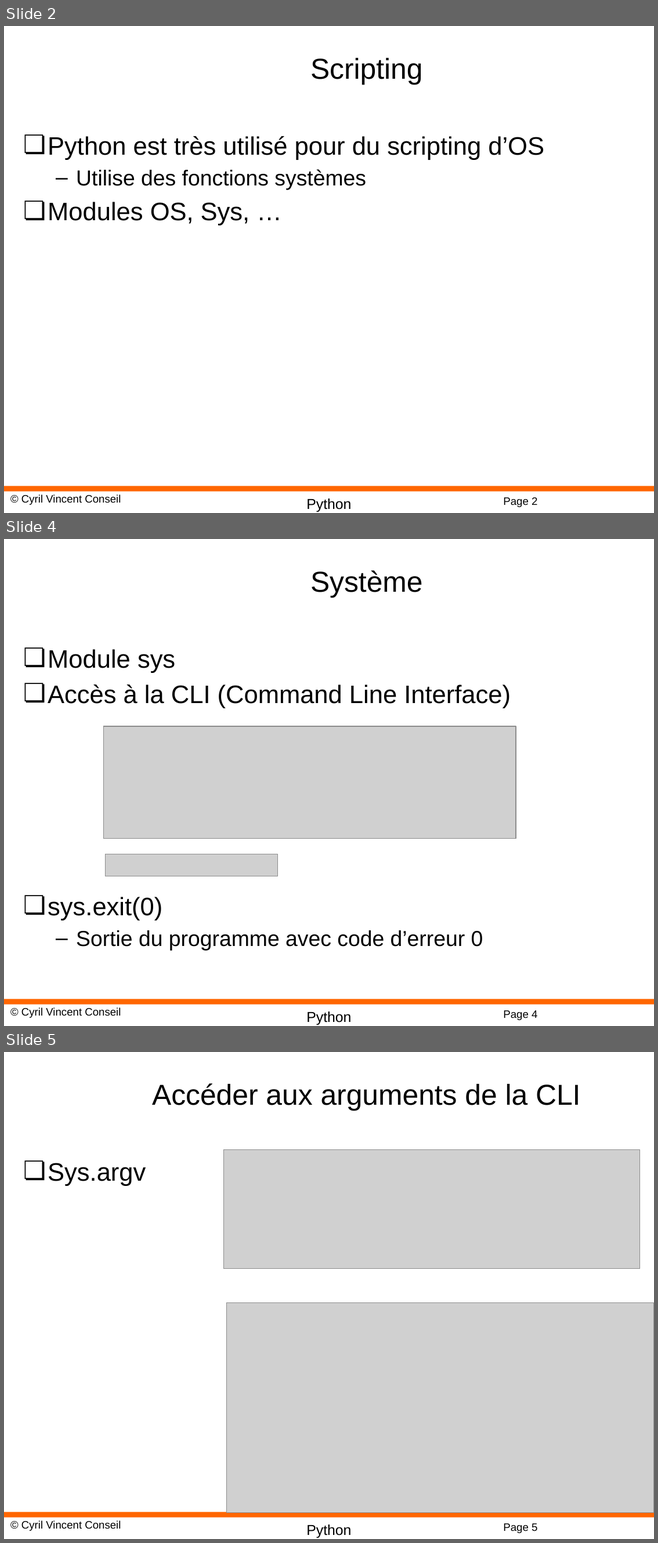
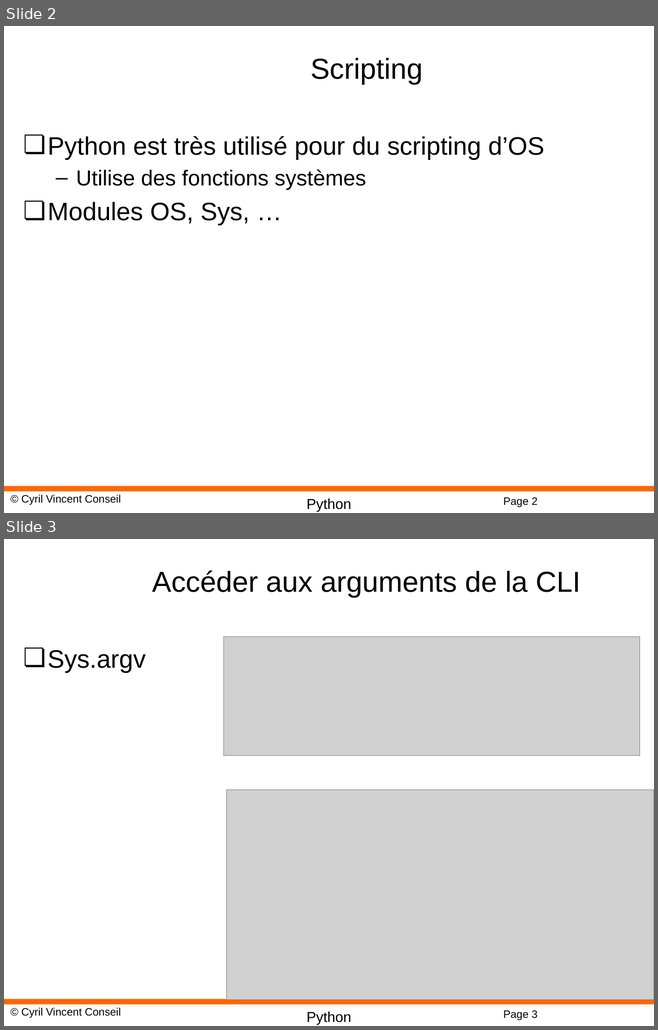
Before and after one commit to cyrilvincent/python-advanced, a slide deck: PPT/Python11-Sys.pptx. Shown one above the other, each under a label of ours: slides 2, 4 and 5 before the commit, slides 2 and 3 after it; the slides between them are not shown. The pictures are 658x1543 and 658x1030 pixels, drawn with LibreOffice and Linux fonts; fonts in the diff are those of the drawing; grey boxes stand for pictures; background and template pictures are left out. Boxes give left, top, right and bottom in pixels: in the first picture for what was removed or moved away, otherwise in the second. Text is boxed around its words. In the diff, an @@ line names an element or a change of style, - is before the commit and + after.

```diff
--- a/PPT/Python11-Sys.pptx
+++ b/PPT/Python11-Sys.pptx
@@ slide 4 removed at box(4, 539, 654, 1026), background #FFFFFF; not listed: 4 template elements that a slide beside it also shows @@
@@ title removed at box(310, 570, 423, 598) @@
-Système
@@ text removed at box(48, 649, 510, 951) @@
-❏ Module sys
-❏ Accès à la CLI (Command Line Interface)
-❏ sys.exit(0)
-  – Sortie du programme avec code d’erreur 0
@@ picture removed at box(104, 726, 516, 838) @@
@@ picture removed at box(106, 855, 278, 877) @@
@@ what was slide 5 is now slide 3 @@
@@ page number at box(503, 1011, 537, 1020): text changed @@
-Page 5
+Page 3
```
Also in this commit, not shown: 1 slide changed, 2 other slides removed, 6 other files.
